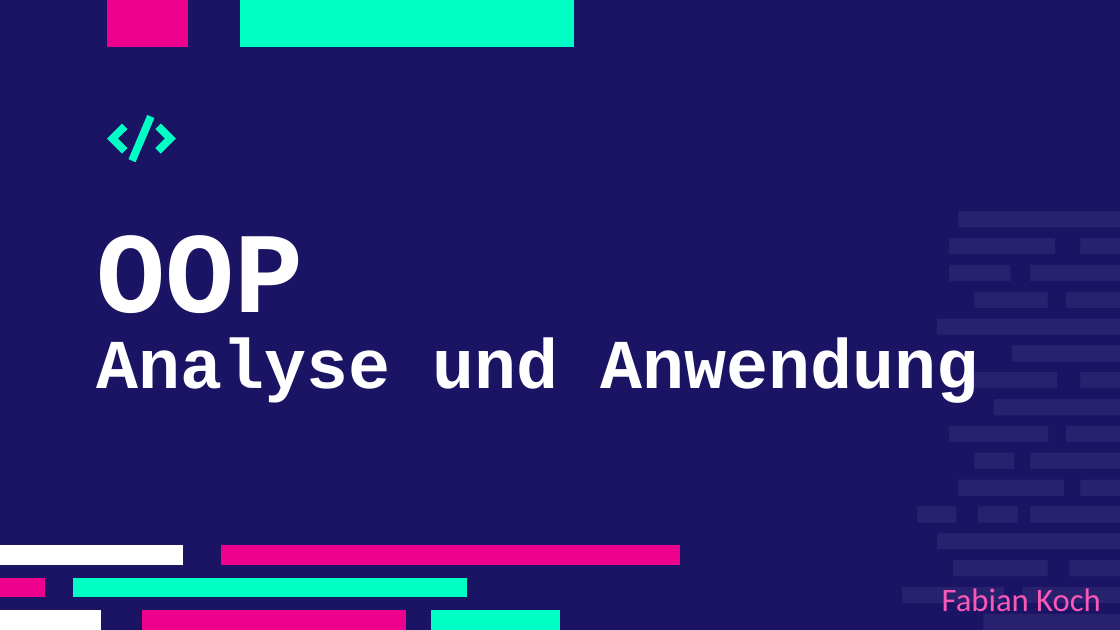
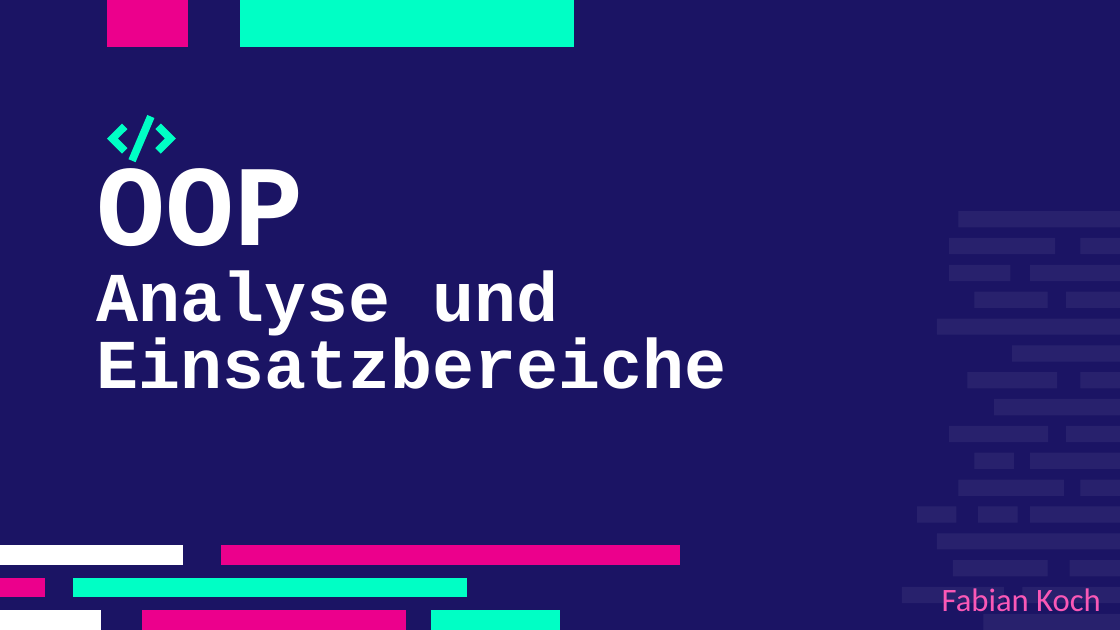
Before and after one commit to F4bianKoch/OPP_Analyse_Einsatzmoeglichkeiten, a slide deck: slide 1 of OOP_Analyse_und_Einstatzmöglichkeiten.odp. Drawn at 1120x630 pixels with LibreOffice and Linux fonts; fonts in the diff are those of the drawing; background and template pictures are left out. Boxes give left, top, right and bottom in pixels: in the first picture for what was removed or moved away, otherwise in the second. Text is boxed around its words. In the diff, an @@ line names an element or a change of style, - is before the commit and + after.

```diff
--- a/OOP_Analyse_und_Einstatzmöglichkeiten.odp
+++ b/OOP_Analyse_und_Einstatzmöglichkeiten.odp
@@ title at (x1=96, y1=168, x2=726, y2=389): text changed @@
-OOP
-Analyse und Anwendung
+OOP
+Analyse und Einsatzbereiche
```
Also in this commit, not shown: 2 other slides changed, 12 slides added, 2 slides removed, 5 other files.
